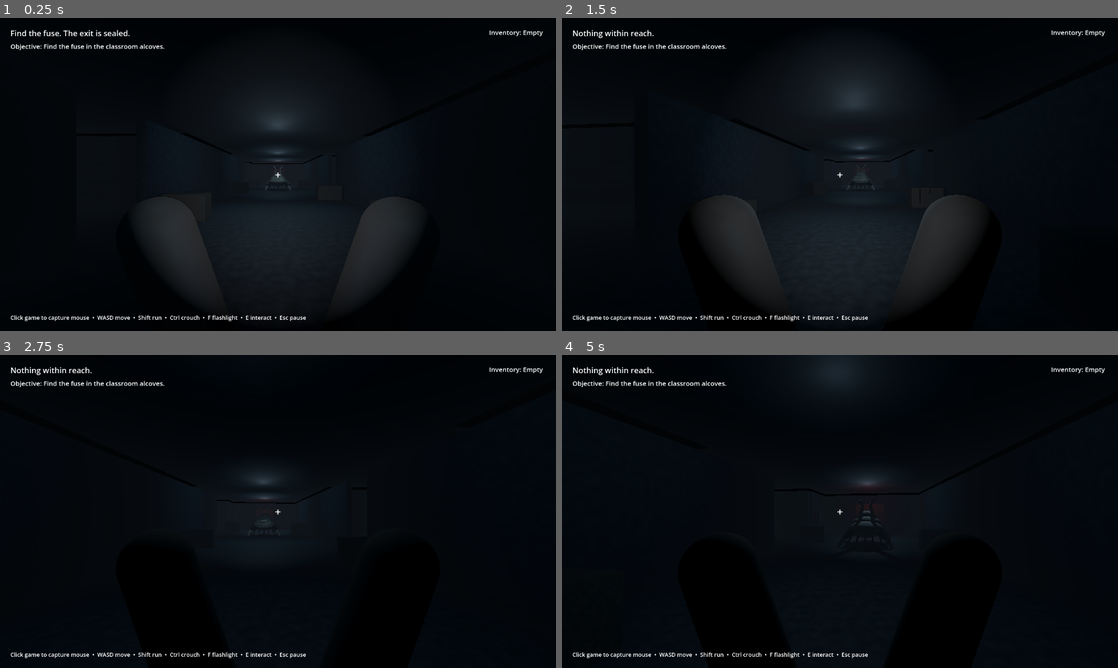
Above: before the commit, frames 1-4 (two rows, left to right).
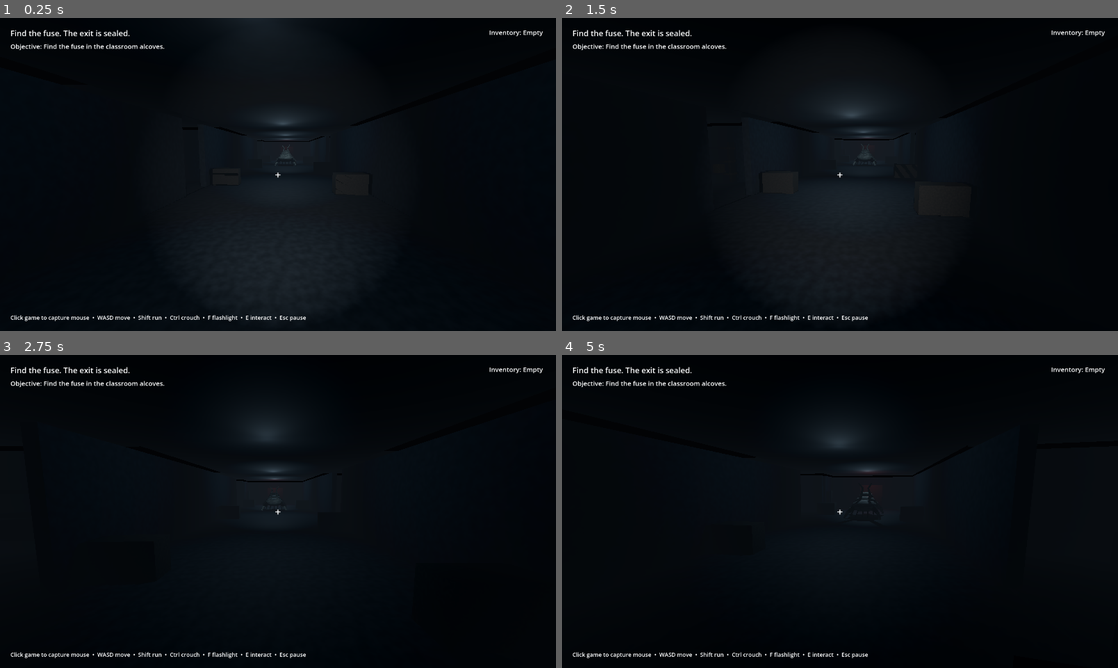
Above: after the commit, the same moments.

Repository: Pandora1121/LAST-BELL
Game: Godot game, scene res://scenes/main/main.tscn
Two runs of this game, one before a commit and one after it. Both use one fixed random seed, a clock stepped at 60 frames per second and the inputs below.
Inputs (mouse positions are in pixels of both pictures, inside the frame that each line leads up to):
- Up to frame 1 (0.25 s): no input
- Up to frame 2 (1.5 s): tap Enter at 0.5 s; move the mouse to (867, 174) at 0.52 s; hold E (interact) 0.53-1.28 s; hold W (move_forward) from 0.53 s (still down); move the mouse to (812, 174) at 1.27 s; tap Ctrl (crouch) at 1.35 s
- Up to frame 3 (2.75 s): keep holding W (move_forward); tap E (interact) at 1.55, 2.3 s; move the mouse to (289, 505) at 2.02 s; hold F (flashlight) from 2.03 s (still down)
- Up to frame 4 (5 s): keep holding W (move_forward); move the mouse to (834, 517) at 2.77 s; release F (flashlight) at 2.78 s; tap E (interact) at 2.85, 3.8, 4.55 s; move the mouse to (878, 514) at 3.52 s; hold Shift (sprint) 3.53-4.28 s; move the mouse to (795, 508) at 4.27 s; tap Enter at 4.35 s

The runs differ from the first frame. In frame 1, 2.7% of the frame differs, in the area x 27-73%, y 0-77%; in frame 2, 2.6%; in frame 3, 1.1%; in frame 4, 1.9%.

Commit message:
Show Hina with a third-person follow camera

Diff:
--- a/scripts/player/player_controller.gd
+++ b/scripts/player/player_controller.gd
@@ -33,12 +33,13 @@
 	add_child(collider)
 	camera = Camera3D.new()
 	camera.name = "Camera3D"
-	camera.position.y = 1.55
+	camera.position = Vector3(0.35, 2.0, 4.2)
 	camera.cull_mask = 1
 	camera.current = true
 	add_child(camera)
+	camera.look_at(global_position + Vector3(0.0, 1.15, -2.5), Vector3.UP)
 	ray = RayCast3D.new()
-	ray.target_position = Vector3(0, 0, -interaction_distance)
+	ray.target_position = Vector3(0.0, 0.0, -(interaction_distance + camera.position.distance_to(Vector3(0.0, 1.0, 0.0))))
 	ray.collide_with_areas = true
 	ray.enabled = true
 	camera.add_child(ray)
@@ -49,23 +50,22 @@
 	flashlight.spot_angle = 38.0
 	flashlight.shadow_enabled = true
 	camera.add_child(flashlight)
-	_build_character_shadow()
-	_build_first_person_hands()
+	_build_character_visual()
 
-func _build_character_shadow() -> void:
+func _build_character_visual() -> void:
 	if not ResourceLoader.exists(HINA_MODEL_PATH):
 		return
 	var character_scene := load(HINA_MODEL_PATH) as PackedScene
 	if character_scene == null:
-		push_warning("Hina player model could not be loaded; using the procedural first-person hands only.")
+		push_warning("Hina player model could not be loaded; the player body will be hidden.")
 		return
 	var character := character_scene.instantiate()
-	character.name = "HinaCharacterShadow"
+	character.name = "HinaCharacter"
 	add_child(character)
 	for visual in character.find_children("*", "GeometryInstance3D", true, false):
 		var geometry := visual as GeometryInstance3D
-		geometry.layers = 2
-		geometry.cast_shadow = GeometryInstance3D.SHADOW_CASTING_SETTING_SHADOWS_ONLY
+		geometry.layers = 1
+		geometry.cast_shadow = GeometryInstance3D.SHADOW_CASTING_SETTING_ON
 
 func _build_first_person_hands() -> void:
 	hands_rig = Node3D.new()
--- /dev/null
+++ b/tests/test_player_camera.gd
@@ -0,0 +1,28 @@
+extends SceneTree
+
+func _initialize() -> void:
+	call_deferred("_run")
+
+func _run() -> void:
+	var game: Node = load("res://scenes/main/main.tscn").instantiate()
+	root.add_child(game)
+	await process_frame
+	var player := game.get("player") as CharacterBody3D
+	var camera := player.get_node("Camera3D") as Camera3D
+	assert(camera.position.z > 2.0, "Player camera must sit behind the character")
+	var focus_point := player.global_position + Vector3(0.0, 1.0, 0.0)
+	var to_character := (focus_point - camera.global_position).normalized()
+	assert((-camera.global_basis.z).dot(to_character) > 0.95, "Player camera must aim toward the character")
+	var hands := player.get("hands_rig") as Node3D
+	assert(hands == null or not hands.visible, "First-person hands must not float in third-person view")
+	if ResourceLoader.exists("res://assets/characters/hina/model.glb"):
+		var character := player.get_node_or_null("HinaCharacter") as Node3D
+		assert(character != null, "The local Hina GLB must be instanced for the player")
+		var meshes := character.find_children("*", "GeometryInstance3D", true, false)
+		assert(not meshes.is_empty(), "The Hina character must contain visible meshes")
+		for mesh_node in meshes:
+			var mesh := mesh_node as GeometryInstance3D
+			assert(mesh.layers == 1, "The Hina character must be visible to the player camera")
+			assert(mesh.cast_shadow == GeometryInstance3D.SHADOW_CASTING_SETTING_ON, "The visible character must cast normal shadows")
+	print("Player third-person camera test passed")
+	quit(0)
Not shown, added: tests/test_player_camera.gd.uid
Not shown, changed: README.md
Not shown, changed: assets/asset_manifest.md
Not shown, changed: assets/characters/hina/README.md
